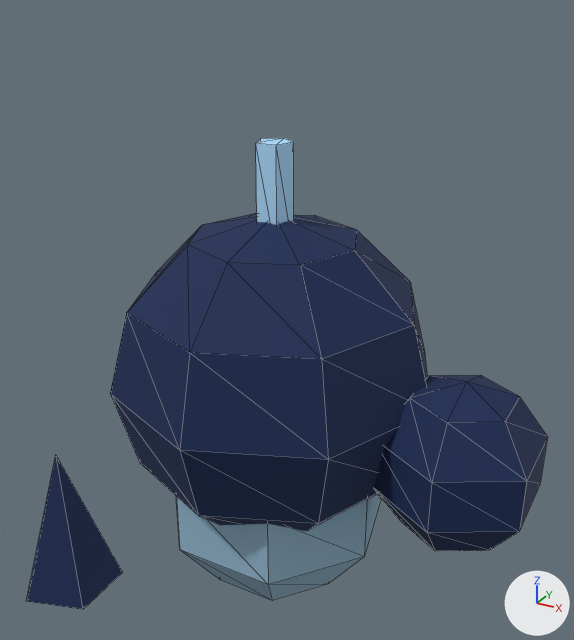
One commit to the glTF model server/src/main/resources/public/models/life/whale.glb: the scene before it, then after it.
Before and after are seen from a 50 mm lens placed at (1.19, -2.083, 1.593), pointed at (0.153, -0.199, 0.65). Lighting does not change. The marker at lower right points along +X, +Y and +Z. The first picture is the older version. Mesh edges are drawn as thin lines. Vertices at exactly the same position are counted once.

Names of what the first picture shows: 'whale_body'.
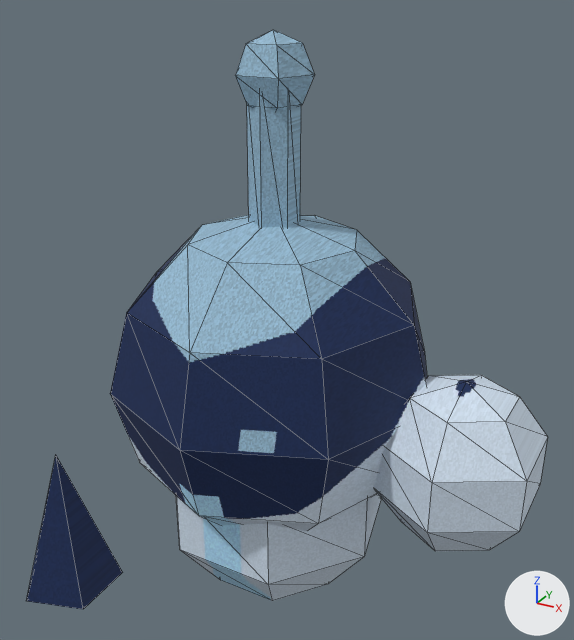
The newer file is also rescaled (x3.0) as a whole; pictures and numbers use the older file's frame.

Boxes (x1, y1, x2, y2) around the edits, measured in the pictures (574 x 640 px; the box of a moved part takes in the faces that stretch with it):
'whale_body', reshaped (23% taller): before (27, 138, 547, 609); after (27, 30, 547, 609)
part 1 of me_whale_body, added (blue): after (235, 30, 315, 110)
part 2 of me_whale_body, moved or reshaped: before (256, 138, 294, 225); after (247, 96, 301, 228)
part 3 of me_whale_body, recoloured (lighter): before (127, 138, 547, 601); after (127, 96, 547, 601)
part 4 of me_whale_body, recoloured (lighter): before (127, 138, 547, 601); after (127, 96, 547, 601)

What changed in the scene script:
```text
Add img_creature_tex:
    img_creature_tex = load_image('creature_tex', '_unpacked/creature_tex', 384, 384, 'sRGB')
Add mat_whale_body_mat:
    mat_whale_body_mat = bpy.data.materials.new('whale_body_mat')
    # uses the picture img_creature_tex
Change me_whale_body:
    used by ob_whale_body; location = (0.0, 0.0, 0.0)
    remove me_whale_body.from_pydata(...)  # 114 vertices, 208 faces; spans x -0.55..0.88, y -1.11..0.55, z -0.5..1.12
    add me_whale_body.from_pydata(...)  # 141 vertices, 254 faces; spans x -0.55..0.88, y -1.11..0.55, z -0.5..1.44
    me_whale_body part 1: a new loose piece, a UV sphere (5 segments, 4 rings, poles along z) spanning x -0.11..0.11, y -0.1..0.12, z 1.2..1.44, in mat_whale_body_mat
    me_whale_body part 2
    1 vertex is removed from x -0.06, y 0.02, z 0.78
    7 faces are deleted
    9 vertices move from x -0.06..0.06, y -0.05..0.06, z 0.78..1.12 to x -0.07..0.07, y -0.08..0.08, z 0.77..1.32
    3 vertices are added at (-0.07, -0.04, 0.77), (-0.07, 0.04, 0.77), (-0.07, 0.04, 1.32)
    11 new faces join them
    me_whale_body part 3: 201 kept faces spanning x -0.55..0.88, y -1.11..0.55, z -0.5..1.32 get new vertex colours; the middle colour goes from dark blue #0b2552 to white #ffffff
    me_whale_body part 4: 201 faces spanning x -0.55..0.88, y -1.11..0.55, z -0.5..1.32 switch from mat_creature_vertex to mat_whale_body_mat
    other edits to the shape of me_whale_body do not show in these pictures
```
